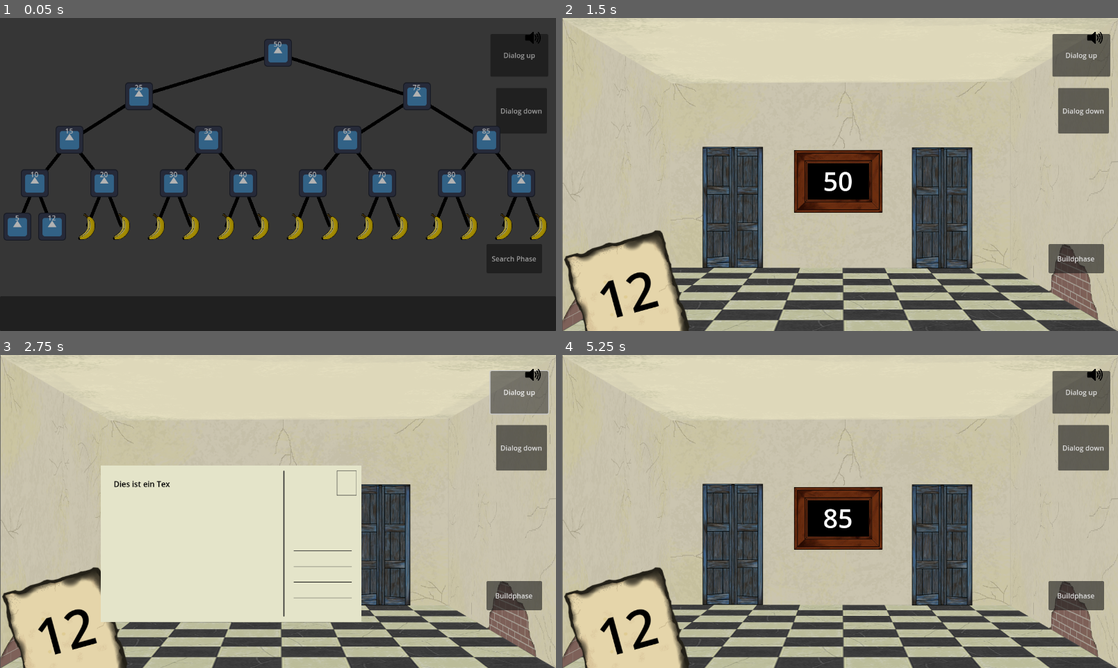
Above: before the commit, frames 1-4 (two rows, left to right).
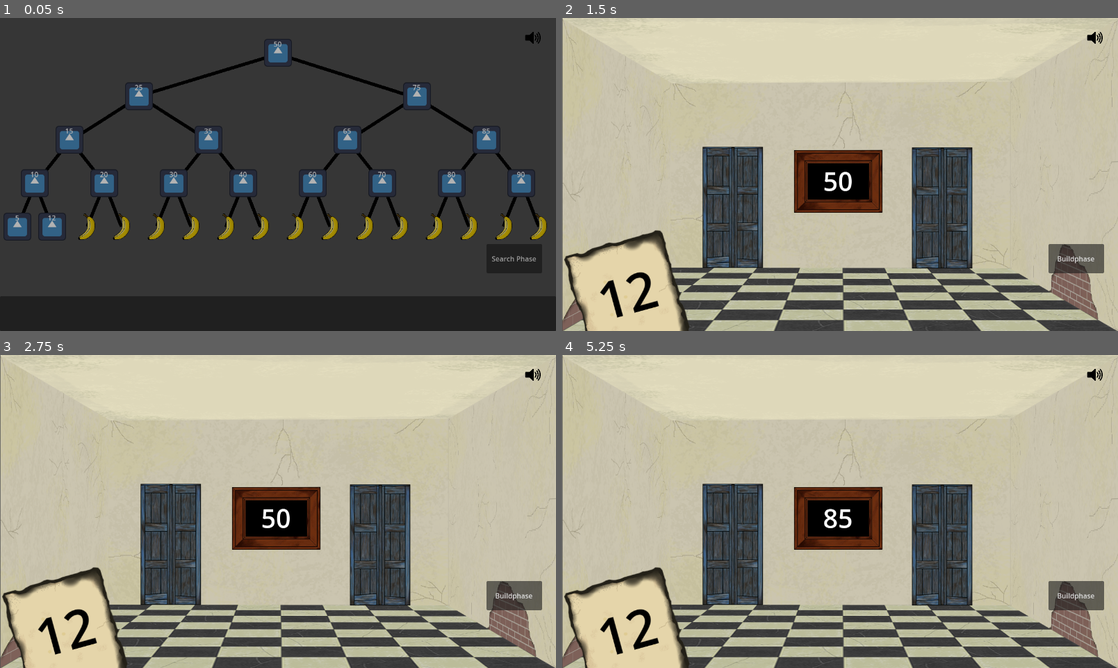
Above: after the commit, the same moments.

Repository: Combativ/AlgoDitTutorial
Game: Godot game, scene res://scenes/main.tscn
Same seed, same stepped clock (60 frames per second), same inputs: the game is played once before the commit and once after it. The engine's default icon, where the game draws it, is replaced by a stand-in: a white triangle on a blue panel in a dark square.
Inputs (mouse positions are in pixels of both pictures, inside the frame that each line leads up to):
- Up to frame 1 (0.05 s): no input
- Up to frame 2 (1.5 s): click (940, 205) at 0.52 s; click "Buildphase" at 1.25 s
- Up to frame 3 (2.75 s): click (517, 392) at 2 s, where only the run before the commit has a clickable "Dialog up"
- Up to frame 4 (5.25 s): click (1084, 448) at 2.75 s, where only the run before the commit has a clickable "Dialog down"; tap Enter at 3.5 s; move the mouse to (962, 495) at 3.52 s; click (962, 495) at 3.67 s; tap Space at 4.25 s; drag from (728, 527) to (812, 574) at 4.27 s; move the mouse to (895, 442) at 5.02 s

The runs differ from the first frame. In frame 1, 0.1% of the frame differs, in the area x 90-98%, y 11-32%; in frame 2, 2.7%; in frame 3, 26%, in the area x 18-99%, y 4-86%; in frame 4, 2.7%.

Commit message:
extended dialog system control
2 neue Methoden in dialog_system:

play(couple: Tuple) -> void
play_sequence(couple_array: Array[Tuple]) -> void

Funktionsweise bitte den Kommentaren entnehmen

Diff:
--- a/scenes/dialog_system/scenes/dialog_system.tscn
+++ b/scenes/dialog_system/scenes/dialog_system.tscn
@@ -48,6 +48,7 @@
 theme_override_font_sizes/normal_font_size = 30
 
 [node name="Button" type="Button" parent="."]
+visible = false
 offset_left = 848.0
 offset_top = -736.0
 offset_right = 981.0
@@ -57,6 +58,7 @@
 script = ExtResource("5_840j7")
 
 [node name="Button2" type="Button" parent="."]
+visible = false
 offset_left = 861.0
 offset_top = -612.0
 offset_right = 978.0
--- a/scenes/dialog_system/scripts/button.gd
+++ b/scenes/dialog_system/scripts/button.gd
@@ -4,5 +4,5 @@
 # Called when the node enters the scene tree for the first time.
 func _ready() -> void:
 	self.pressed.connect($"..".slide_up)
-	self.pressed.connect(func(): $"..".write("Dies ist ein Text, ob das mit dem Schreiben noch funktioniiert"))
+	self.pressed.connect(func(): $"..".write("Dies ist ein Text, ob das mit dem Schreiben noch funktioniiert und wie lange das ganze benötigt, um zu schreiben"))
 	pass # Replace with function body.
--- a/scenes/dialog_system/scripts/database.gd
+++ b/scenes/dialog_system/scripts/database.gd
@@ -1,6 +1,12 @@
 extends Node
 
 var text_test: String = "Test for Database"
+
+var test_array: Array[Tuple] = [self.introduction_01,
+								self.introduction_02,
+								self.introduction_03,
+								self.introduction_04]
+
 
 var introduction_01: Tuple = Tuple.new("Hallöchen und Herzlich Willkommen in meinem kleinen Tutorial zu AVL-Bäumen.", null)
 var introduction_02: Tuple = Tuple.new("Ich erkläre dir heute alles, was du zu diesen wundersamen Bäumen wissen musst.", null)
--- a/scenes/dialog_system/scripts/dialog_system.gd
+++ b/scenes/dialog_system/scripts/dialog_system.gd
@@ -2,7 +2,7 @@
 class_name Dialogsystem
 
 ##emits, when skip_key is pressed (once per press)
-signal skip
+signal skipped
 ##emits, when the writing animation has finished or got skipped
 signal writing_done
 
@@ -94,10 +94,10 @@
 
 func _process(delta: float) -> void:
 	#connecting and disconnecting skip operation
-	if writing && !skip.is_connected(skip_text):
-		skip.connect(skip_text)
-	elif !writing && skip.is_connected(skip_text):
-		skip.disconnect(skip_text)
+	if writing && !skipped.is_connected(skip_text):
+		skipped.connect(skip_text)
+	elif !writing && skipped.is_connected(skip_text):
+		skipped.disconnect(skip_text)
 
 	#writing animation
 	if writing && index !=  self.text.length()-1:
@@ -110,7 +110,7 @@
 	#skip input logic
 	if Input.is_key_pressed(self.skip_key) && !key_pressed:
 		key_pressed = true
-		skip.emit()
+		skipped.emit()
 	elif !Input.is_key_pressed(self.skip_key) && key_pressed:
 		key_pressed = false
 
@@ -184,6 +184,49 @@
 	set_text(self.text)
 	self.index = self.text.length()-1
 
+##skips the writing animation and the voice track
+##emits signal: self.skipped
+##emits signal: self.get_audio_player().finished
+func skip() -> void:
+	self.skip_text()
+	self.get_audio_player().skip()
+
+##locks the scenes and slides up the text_box
+##plays a single couple of text and speech
+##emits signal: self.writing_done when the wrtie animation finishes
+##emits signal: self.get_audio_player().finished when the voice track finishes or is skipped
+##slides down the text_box and releases the scenes
+func play(couple: Tuple) -> void:
+	var array: Array[Tuple] = [couple]
+	self.play_sequence(array)
+	pass
+
+##locks the scenes and slides up the text_box
+##plays all couples of text and speech of the array in order, waits for skip-key-input after every couple
+##emits signal: self.writing_done whenever the wrtie animation finishes
+##emits signal: self.get_audio_player().finished whenever the voice track finishes or is skipped
+##slides down the text_box and releases the scenes
+func play_sequence(couple_array: Array[Tuple]) -> void:
+	$"..".build_phase.lock()
+	$"..".search_phase.lock()
+
+	self.slide_up()
+
+	for i in range(len(couple_array)):
+		self.write(couple_array[i].get_text())
+		self.audio_player.stream = couple_array[i].get_sound()
+		self.audio_player.play()
+
+		await self.writing_done
+		await self.get_audio_player().finished
+		await self.skip
+
+	self.slide_down()
+
+	$"..".build_phase.release()
+	$"..".search_phase.release()
+	pass
+
 ##slides up the dialog system
 func slide_up() -> void:
 	operations.append(Operation.SLIDE_UP)
--- a/scenes/main.gd
+++ b/scenes/main.gd
@@ -22,9 +22,12 @@
 	print("is sorted: ", Helper.tree_is_sorted(Global.tree_root))
 
 func switch_to_build_phase():
+	get_transition_wall().transition_show_up()
+	await get_transition_wall().transition_show_up_done
 	Helper.disable_and_hide_node(search_phase)
 	Helper.enable_and_show_node(build_phase)
-
+	await get_tree().create_timer(search_phase.get_transition_time()).timeout
+	get_transition_wall().transition_hide_back()
 
 func get_dialog_system() -> Node2D:
 	return $dialog_system
--- a/scenes/search_phase/scripts/search_phase.gd
+++ b/scenes/search_phase/scripts/search_phase.gd
@@ -21,7 +21,9 @@
 static func get_move_counter() -> int:
 	return Global.path_tracker.size()
 
-
+##returns the time the transition stays in pure black screen
+func get_transition_time() -> float:
+	return self.transition_time
 #methods
 ####################################################################################################
 
